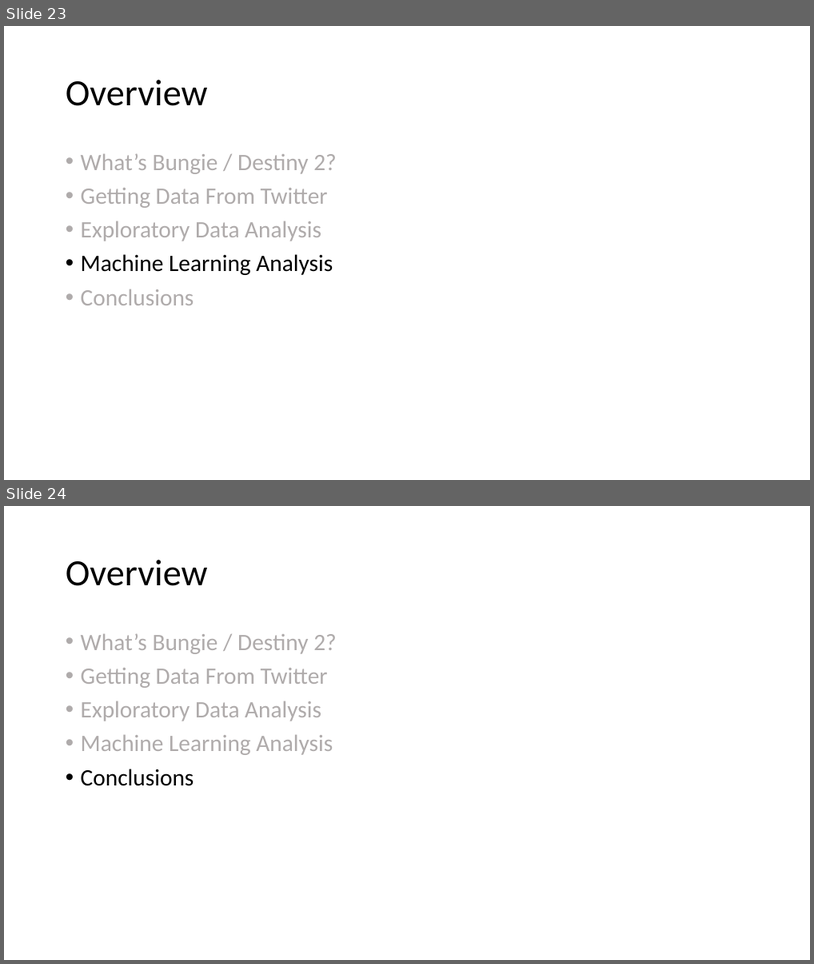
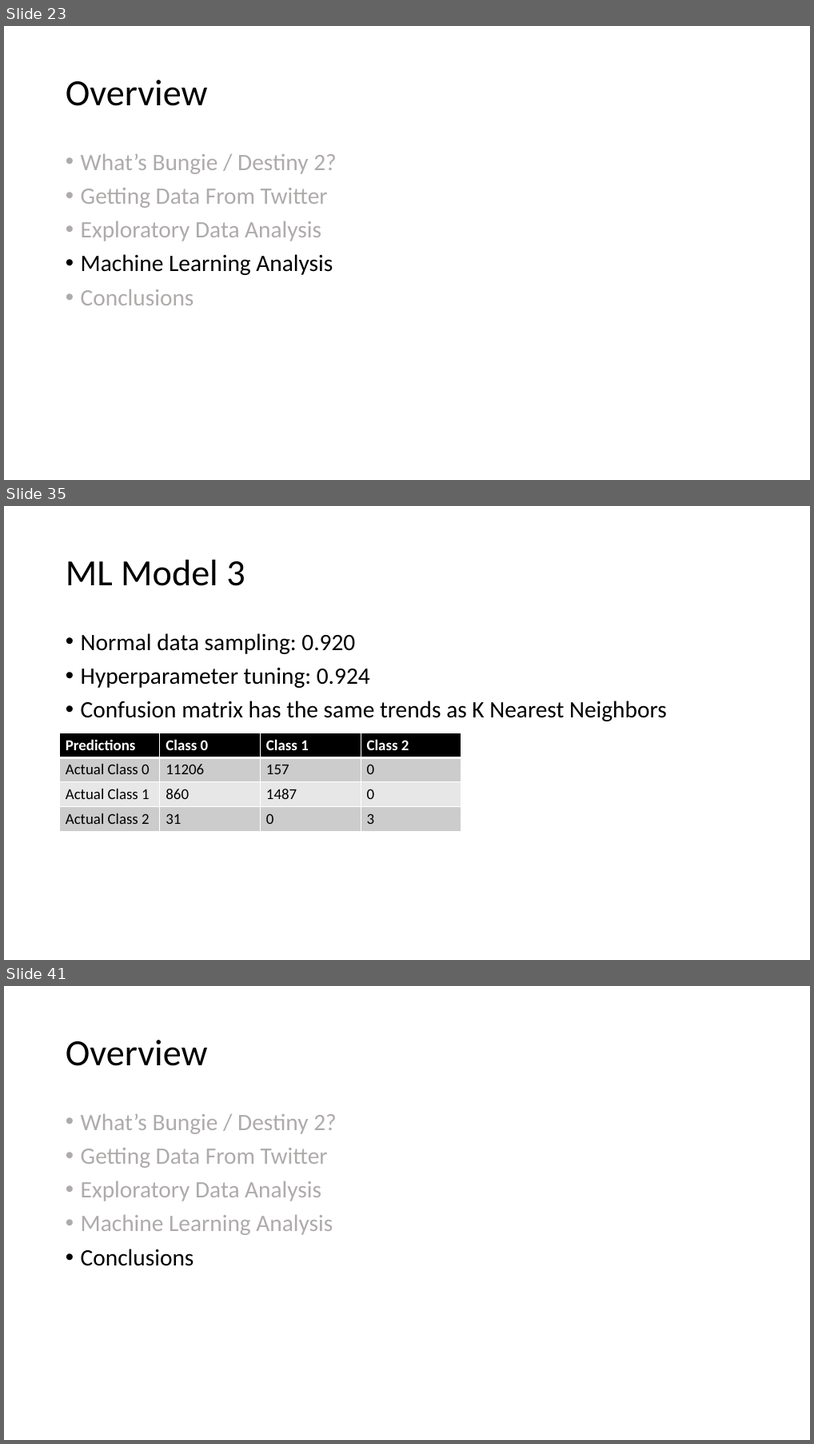
Before and after one commit to salvis2/SpringboardAlvis, a slide deck: capstone_project_2/reports/capstone_project_2_presentation.pptx. Shown one above the other, each under a label of ours: slides 23 and 24 before the commit, slides 23, 35 and 41 after it; the slides between them are not shown. The pictures are 814x964 and 814x1444 pixels, drawn with LibreOffice and Linux fonts; fonts in the diff are those of the drawing. Boxes give left, top, right and bottom in pixels: in the first picture for what was removed or moved away, otherwise in the second. Text is boxed around its words. In the diff, an @@ line names an element or a change of style, - is before the commit and + after.

```diff
--- a/capstone_project_2/reports/capstone_project_2_presentation.pptx
+++ b/capstone_project_2/reports/capstone_project_2_presentation.pptx
@@ slide 35 added at (x1=4, y1=506, x2=810, y2=960), background #FFFFFF @@
@@ title added at (x1=66, y1=560, x2=245, y2=586), 44 pt, text #000000 @@
+ML Model 3
@@ text added at (x1=81, y1=633, x2=667, y2=721), 28 pt, text #000000 @@
+• Normal data sampling: 0.920
+• Hyperparameter tuning: 0.924
+• Confusion matrix has the same trends as K Nearest Neighbors
@@ table added at (x1=60, y1=733, x2=462, y2=831), 4 rows, 4 columns @@
+Predictions | Class 0 | Class 1 | Class 2
+Actual Class 0 | 11206 | 157 | 0
+Actual Class 1 | 860 | 1487 | 0
+Actual Class 2 | 31 | 0 | 3
@@ what was slide 24 is now slide 41 @@
```
Also in this commit, not shown: 8 slides changed, 18 other slides added, 1 other file.
